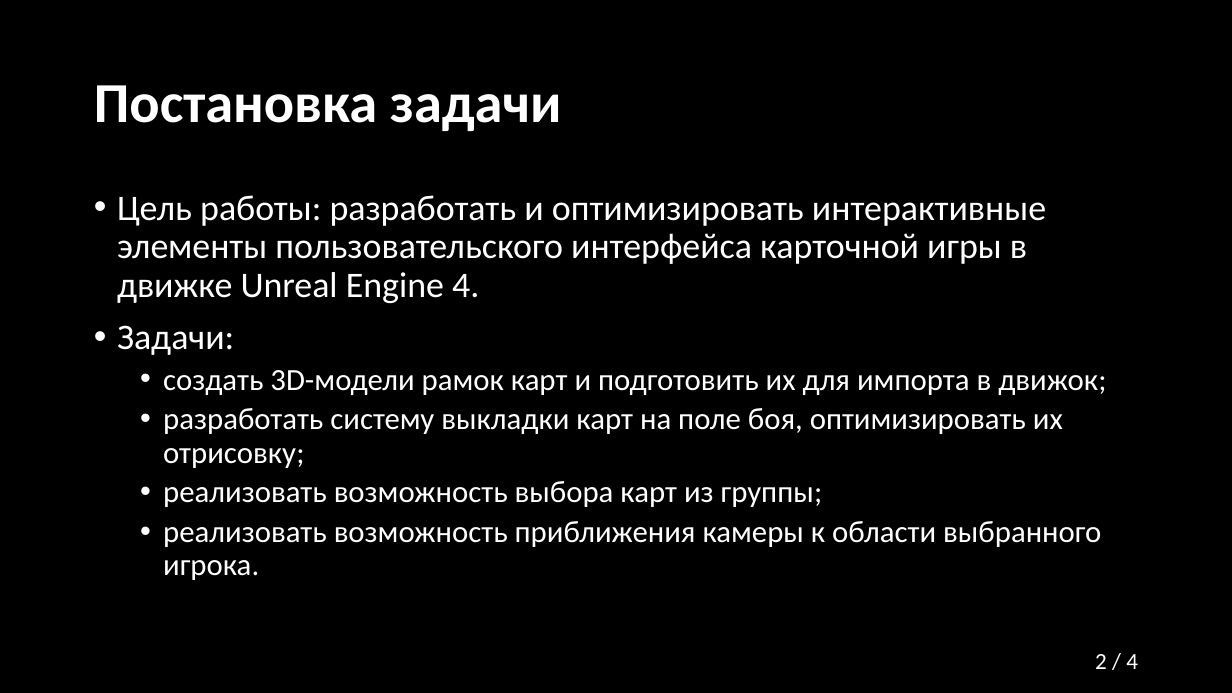
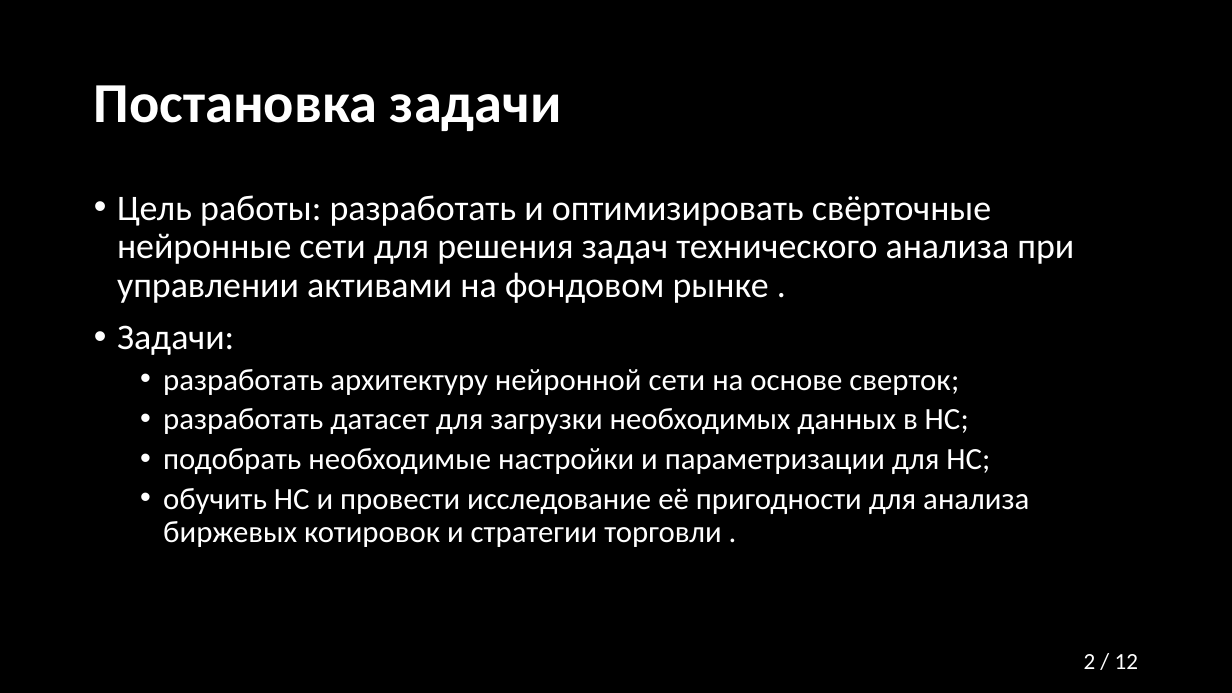
Before and after one commit to Relax-FM/Diploma, a slide deck: slide 2 of MMAPS/presentation/Presentation.pptx. Drawn at 1232x693 pixels with LibreOffice and Linux fonts; fonts in the diff are those of the drawing. Boxes give left, top, right and bottom in pixels: in the first picture for what was removed or moved away, otherwise in the second. Text is boxed around its words. In the diff, an @@ line names an element or a change of style, - is before the commit and + after.

```diff
--- a/MMAPS/presentation/Presentation.pptx
+++ b/MMAPS/presentation/Presentation.pptx
@@ text at <box>117,195,1074,303</box>: text changed @@
-• Цель работы: разработать и оптимизировать интерактивные элементы пользовательского интерфейса карточной игры в движке Unreal Engine 4.
+• Цель работы: разработать и оптимизировать свёрточные нейронные сети для решения задач технического анализа при управлении активами на фондовом рынке .
@@ text at <box>163,369,1029,547</box>: text changed @@
-  • создать 3D-модели рамок карт и подготовить их для импорта в движок;
-  • разработать систему выкладки карт на поле боя, оптимизировать их отрисовку;
-  • реализовать возможность выбора карт из группы;
-  • реализовать возможность приближения камеры к области выбранного игрока.
+  • разработать архитектуру нейронной сети на основе сверток;
+  • разработать датасет для загрузки необходимых данных в НС;
+  • подобрать необходимые настройки и параметризации для НС;
+  • обучить НС и провести исследование её пригодности для анализа биржевых котировок и стратегии торговли .
@@ page number at <box>1084,654,1138,669</box>: text changed @@
-2 / 4
+2 / 12
```
Also in this commit, not shown: 3 other slides changed, 8 slides added, 1 other file.
